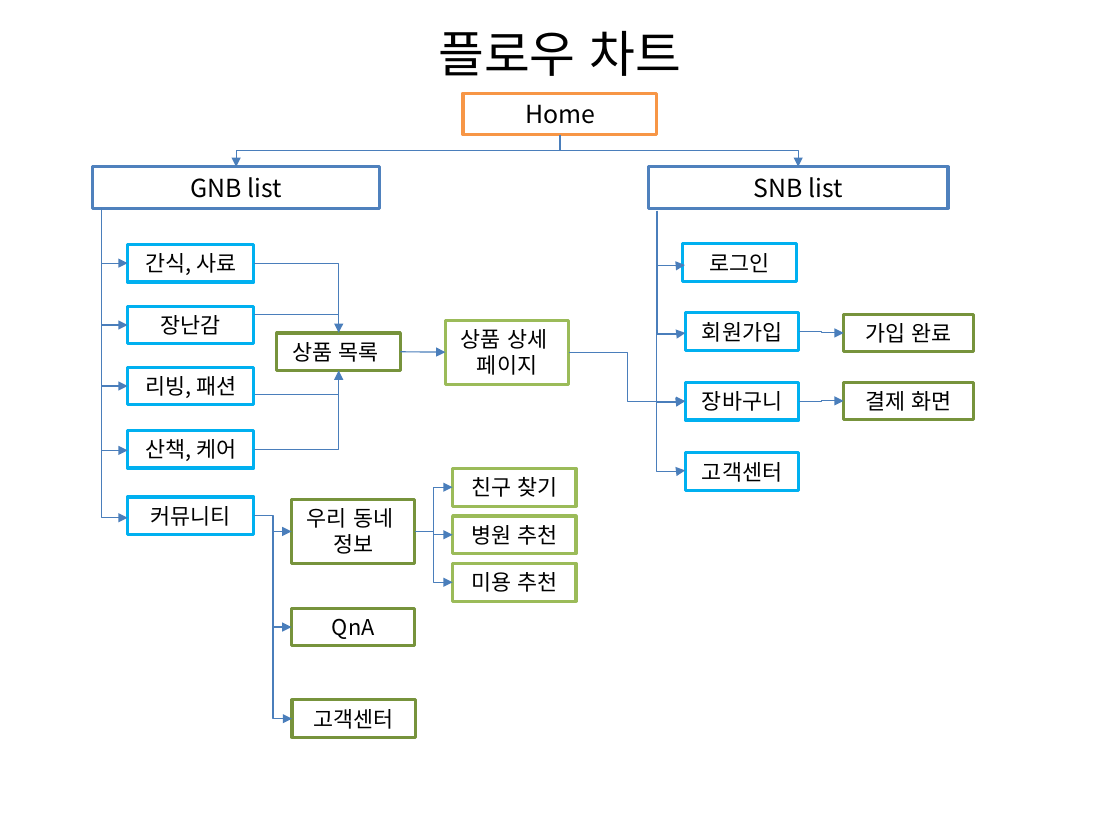
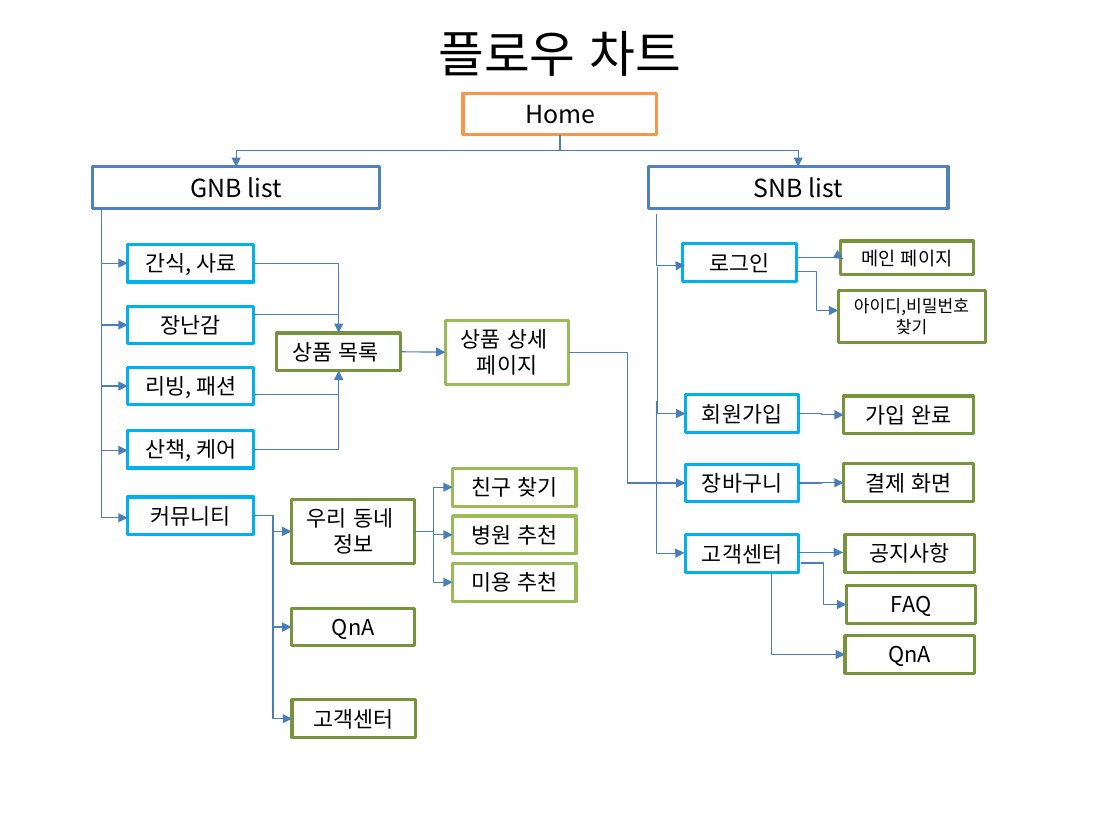
Before and after one commit to jeseung2/teamproject, a slide deck: slide 1 of pjt/플로우 차트.pptx. Drawn at 1120x840 pixels with LibreOffice and Linux fonts; fonts in the diff are those of the drawing. Boxes give left, top, right and bottom in pixels: in the first picture for what was removed or moved away, otherwise in the second. Text is boxed around its words. In the diff, an @@ line names an element or a change of style, - is before the commit and + after.

Commit message:
ppt 플로우차트 로그인 하위메뉴 추가, 발표ppt에 적용해서 수정.

```diff
--- a/pjt/플로우 차트.pptx
+++ b/pjt/플로우 차트.pptx
@@ elbow arrow moved from (656, 279) - (685, 401) to (657, 267) - (685, 413) @@
@@ elbow arrow added from (799, 258) to (843, 259), #4B7EBC 0.75 pt @@
@@ rectangle added at [841,241,973,274], fill #FFFFFF, outline #77933C 2 pt, 12 pt, text #000000 @@
+메인 페이지
@@ elbow arrow moved from (657, 211) - (685, 333) to (795, 272) - (838, 310) @@
@@ rectangle added at [838,290,984,343], fill #FFFFFF, outline #77933C 2 pt, 11 pt, text #000000 @@
+아이디,비밀번호 찾기
@@ elbow arrow moved from (569, 352) - (685, 401) to (569, 352) - (685, 483) @@
@@ elbow arrow moved from (656, 348) - (685, 470) to (656, 401) - (684, 553) @@
@@ 5 rectangles, 2 elbow arrows: place and size @@
-5 rectangles, 2 elbow arrows at [685,312,973,491]
+5 rectangles, 2 elbow arrows at [685,394,973,572]
@@ rectangle added at [844,534,974,572], fill #FFFFFF, outline #77933C 2 pt, 14 pt, text #000000 @@
+공지사항
@@ elbow arrow added from (799, 553) to (843, 552), #4B7EBC 0.75 pt @@
@@ elbow arrow added from (801, 563) to (847, 605), #4B7EBC 0.75 pt @@
@@ elbow arrow added from (772, 573) to (844, 654), #4B7EBC 0.75 pt @@
@@ rectangle added at [847,586,977,624], fill #FFFFFF, outline #77933C 2 pt, 14 pt, text #000000 @@
+FAQ
@@ rectangle added at [844,636,974,674], fill #FFFFFF, outline #77933C 2 pt, 14 pt, text #000000 @@
+QnA
```
Also in this commit, not shown: 1 other slide changed.
